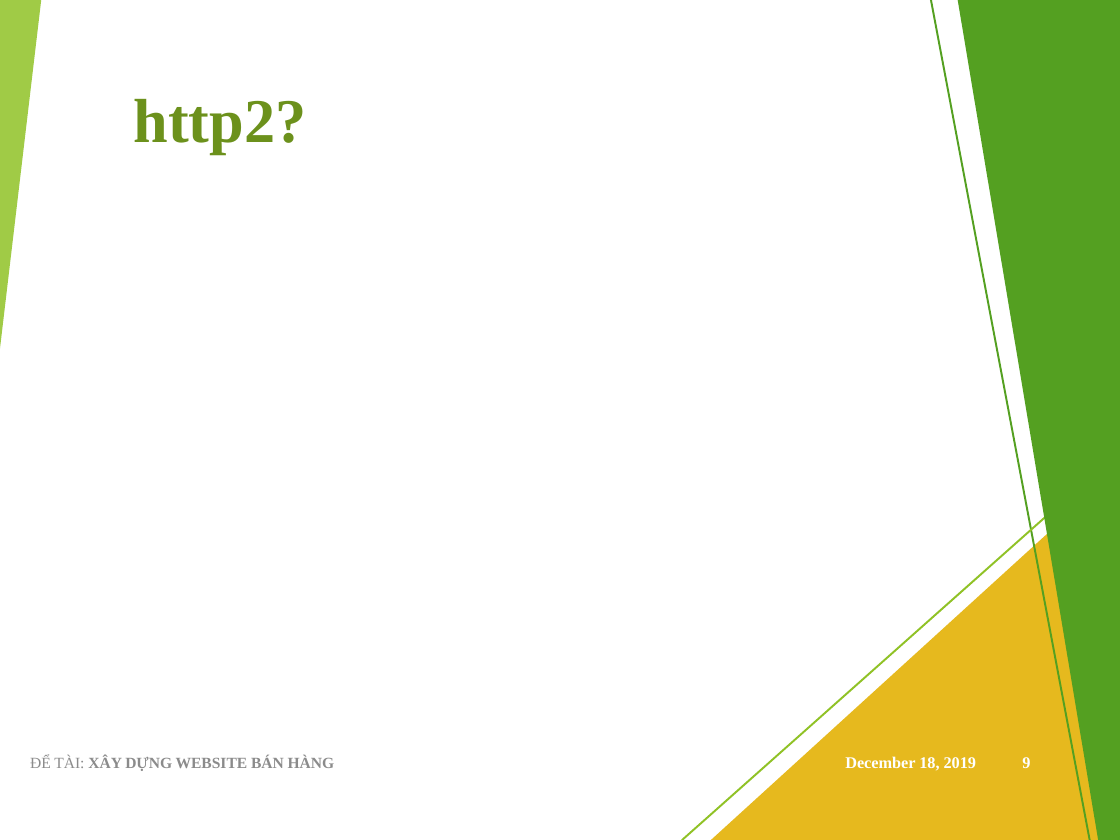
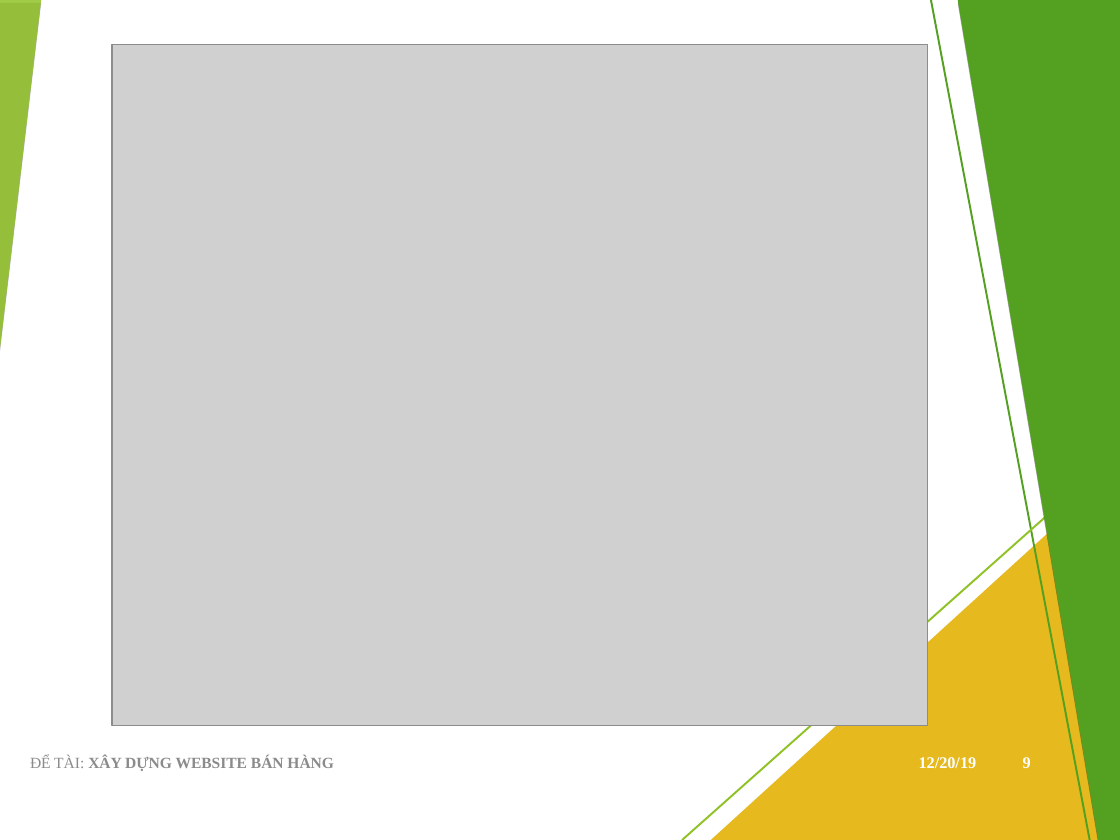
Before and after one commit to viet97/doandocs, a slide deck: slide 9 of DATN_Presentation.pptx. Drawn at 1120x840 pixels with LibreOffice and Linux fonts; fonts in the diff are those of the drawing; grey boxes stand for pictures. Boxes give left, top, right and bottom in pixels: in the first picture for what was removed or moved away, otherwise in the second. Text is boxed around its words. In the diff, an @@ line names an element or a change of style, - is before the commit and + after.

```diff
--- a/DATN_Presentation.pptx
+++ b/DATN_Presentation.pptx
@@ line (861, 0) - (973, 840): stroke #BFBFBF 0.75 pt to #BFBFBF 0.74 pt @@
@@ line (862, 0) - (1012, 840): stroke #BFBFBF 0.75 pt to #BFBFBF 0.74 pt @@
@@ freeform shape at [958, 0, 1120, 840]: shadow on; outline redrawn @@
@@ shadow on in 16 elements at [844, 0, 1120, 840], [883, 0, 1120, 840], [813, 480, 1120, 840], [859, 0, 1120, 840], [1016, 0, 1120, 840], [989, 0, 1120, 840], [987, 599, 1120, 840], [843, 0, 1120, 840], [883, 0, 1120, 840], [821, 373, 1120, 840], [858, 0, 1120, 840], [1001, 0, 1120, 840], [953, 440, 1120, 840], [0, 0, 41, 348], [711, 468, 1120, 840], [1005, 0, 1119, 840] @@
@@ picture added at [112, 45, 927, 726] @@
@@ title removed at [134, 99, 307, 154] @@
-http2?
@@ line (1120, 451) - (682, 840): stroke #D9D9D9 0.75 pt to #D9D9D9 0.74 pt @@
@@ line (628, 840) - (1120, 512): stroke #D9D9D9 0.75 pt to #D9D9D9 0.74 pt @@
@@ text "ĐỂ TÀI: XÂY DỰNG WEBSITE ..." at [30, 756, 334, 771]: text colour #8C8C8C to #8B8B8B @@
@@ text at [919, 757, 977, 768]: text changed @@
-December 18, 2019
+12/20/19
```
Also in this commit, not shown: 18 other slides changed, 3 slides added.
